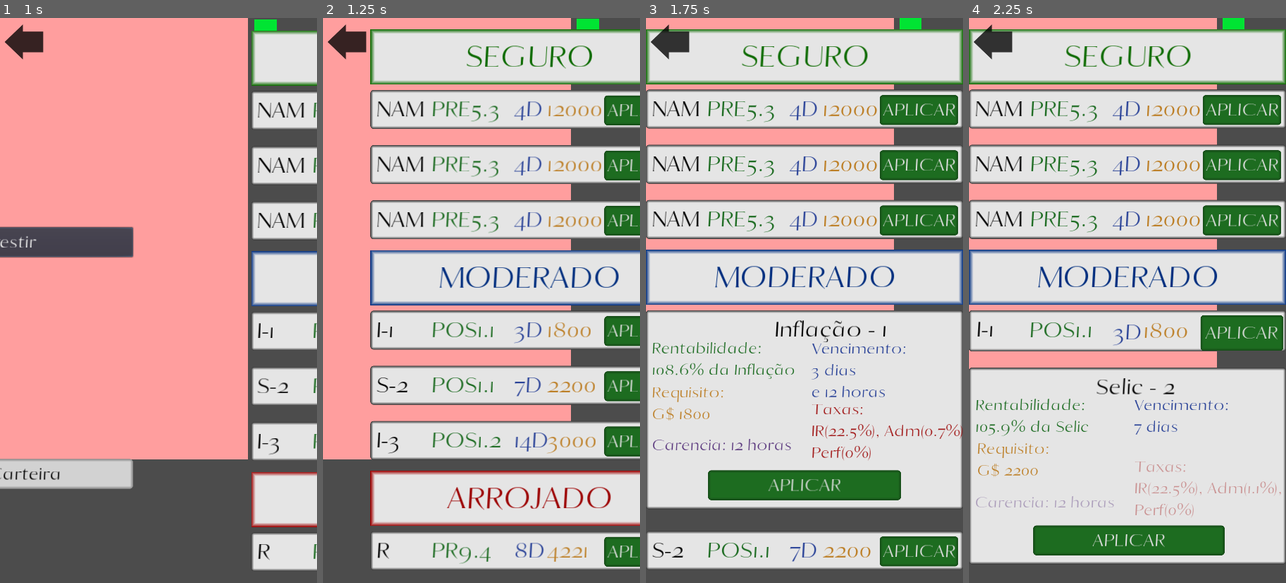
Above: before the commit, frames 1-4 (left to right).
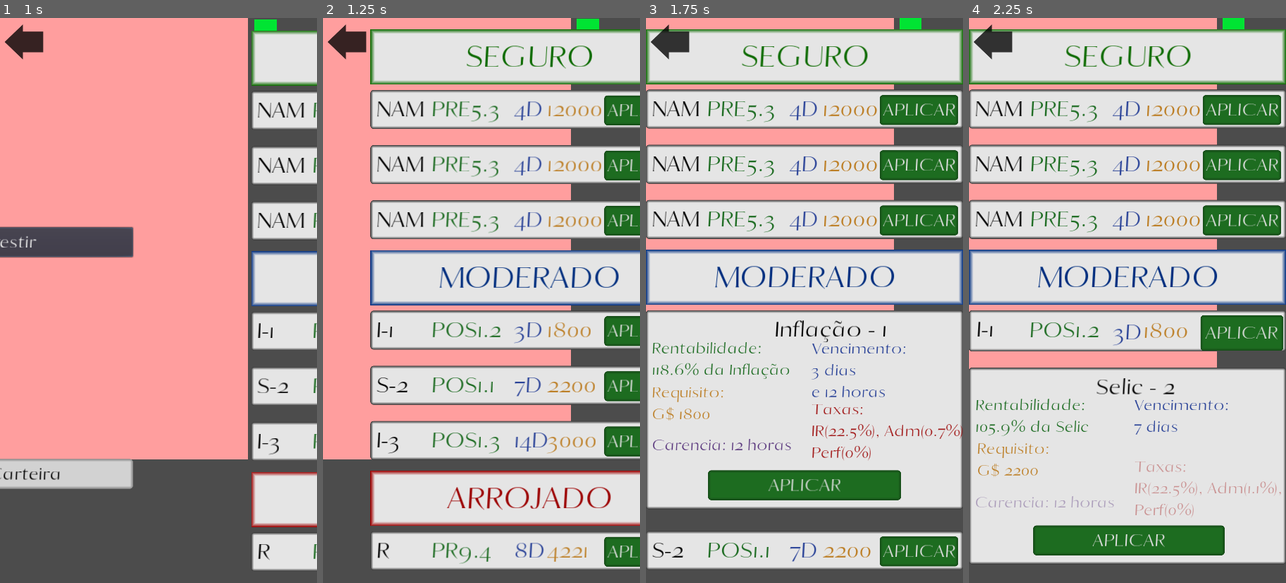
Above: after the commit, the same moments.

Repository: AndreMoukarzel/Grana-Preta
Game: Godot game, scene res://broker/Broker.tscn
Same seed, same stepped clock (60 frames per second), same inputs: the game is played once before the commit and once after it. This scene is started directly instead of the project's main scene.
Inputs:
- Up to frame 1 (1 s): click "Investir" at 0.5 s
- Up to frame 2 (1.25 s): no input
- Up to frame 3 (1.75 s): click "I-1" at 1.25 s
- Up to frame 4 (2.25 s): click "S-2" at 2 s

Frame 1 is identical in both runs. In frame 2, less than 0.1% of the frame differs, in the area x 52-56%, y 54-78%; in frame 3, 0.4%, in the area x 3-47%, y 61-64%; in frame 4, less than 0.1%.
Error in both runs: Invalid get index '99' (on base: 'Array'). (res://broker/bond/BondGenerator.gd:123)

Commit message:
Add flat bonus to rentability of posfixated bonds indexed on inflation
Closes #32

Diff:
--- a/broker/bond/BondGenerator.gd
+++ b/broker/bond/BondGenerator.gd
@@ -139,6 +139,8 @@
 	if expiration[1] > 23: # Correct expiration
 		expiration[1] -= 24
 		expiration[0] += 1
+	if bond_name.split("-")[0] == "I": # Operates on inflation
+		rentability += 0.1 # Adds flat bonus to bonds indexed on inflation, since inflation tends to be lower
 
 	Bond.setup(bond_name, rentability, "Pos-fixada", add_time(OS.get_datetime(), expiration), min_investment, min_time, taxes, OS.get_datetime())
 	Save.save_available_bond(Bond)
